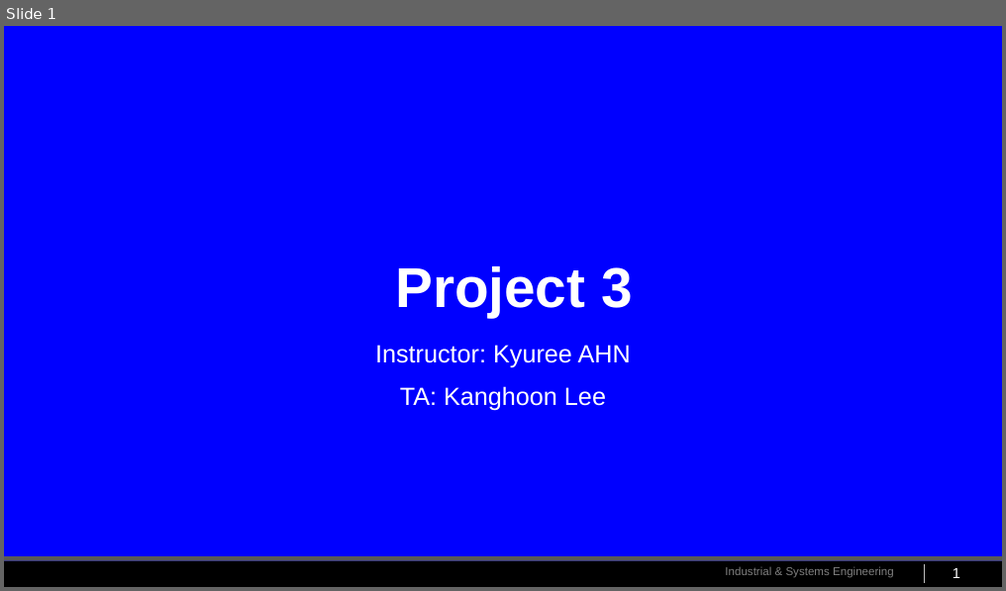
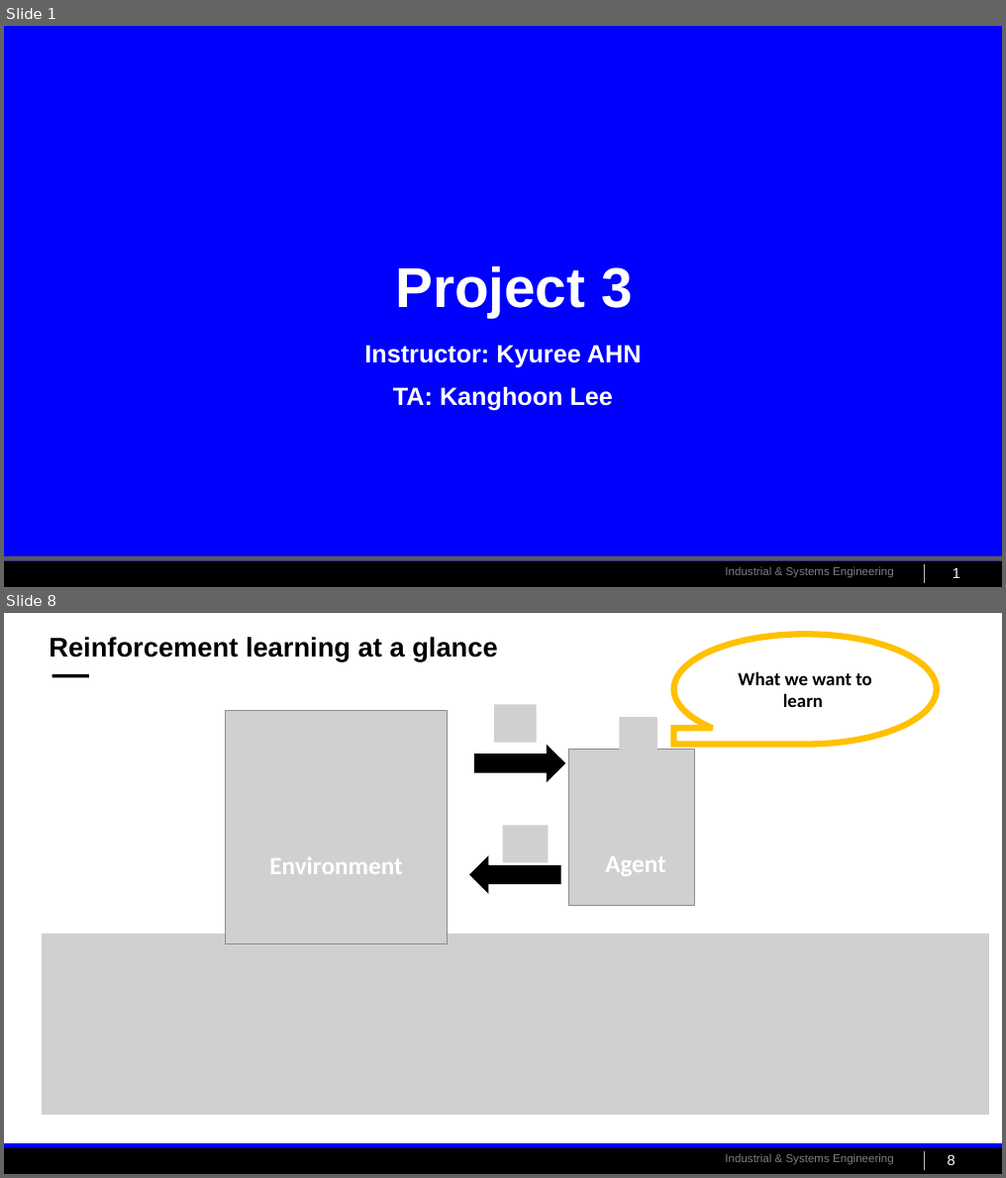
Before and after one commit to cu-rie/gym-poly-reactor-rl, a slide deck: tutorial/Project3_review.pptx. Shown one above the other, each under a label of ours: slide 1 before the commit, slides 1 and 8 after it; the slides between them are not shown. The pictures are 1006x591 and 1006x1178 pixels, drawn with LibreOffice and Linux fonts; fonts in the diff are those of the drawing; grey boxes stand for pictures; background and template pictures are left out. Boxes give left, top, right and bottom in pixels: in the first picture for what was removed or moved away, otherwise in the second. Text is boxed around its words. In the diff, an @@ line names an element or a change of style, - is before the commit and + after.

```diff
--- a/tutorial/Project3_review.pptx
+++ b/tutorial/Project3_review.pptx
@@ slide 8 added at bbox=[4, 613, 1002, 1174], background #FFFFFF; not listed: 4 template elements that a slide beside it also shows @@
@@ title added at bbox=[49, 637, 497, 662], 26 pt, text #000000, bold @@
+Reinforcement learning at a glance
@@ flow chart magnetic tape added at bbox=[674, 634, 937, 744], fill #FFFFFF, outline #FFC000 6 pt, 18 pt, text #000000, bold @@
+What we want to learn
@@ rectangle added at bbox=[52, 674, 88, 678], fill #000000 @@
@@ picture added at bbox=[226, 710, 448, 944] @@
@@ picture added at bbox=[494, 704, 537, 742] @@
@@ picture added at bbox=[620, 717, 657, 755] @@
@@ right arrow added at bbox=[474, 744, 565, 782], fill #000000 @@
@@ picture added at bbox=[568, 749, 694, 906] @@
@@ picture added at bbox=[503, 826, 548, 863] @@
@@ text added at bbox=[269, 858, 402, 874], 24 pt, text #FFFFFF, bold @@
+Environment
@@ right arrow added at bbox=[469, 856, 561, 894], fill #000000 @@
@@ text added at bbox=[605, 857, 666, 876], 24 pt, text #FFFFFF, bold @@
+Agent
@@ picture added at bbox=[42, 934, 989, 1115] @@
@@ page number added at bbox=[947, 1155, 955, 1165], 14 pt, text #FFFFFF @@
+8
@@ slide 1 changed as well @@
@@ subtitle "Instructor: Kyuree AHN" at bbox=[364, 345, 642, 411]: bold on @@
```
Also in this commit, not shown: 3 other slides changed, 24 other slides added, 2 other files.
